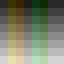
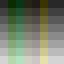
The second 64x64 image is a revision of the first. Changes to its layers:
painted on "Background" over [8, 0, 48, 64]
